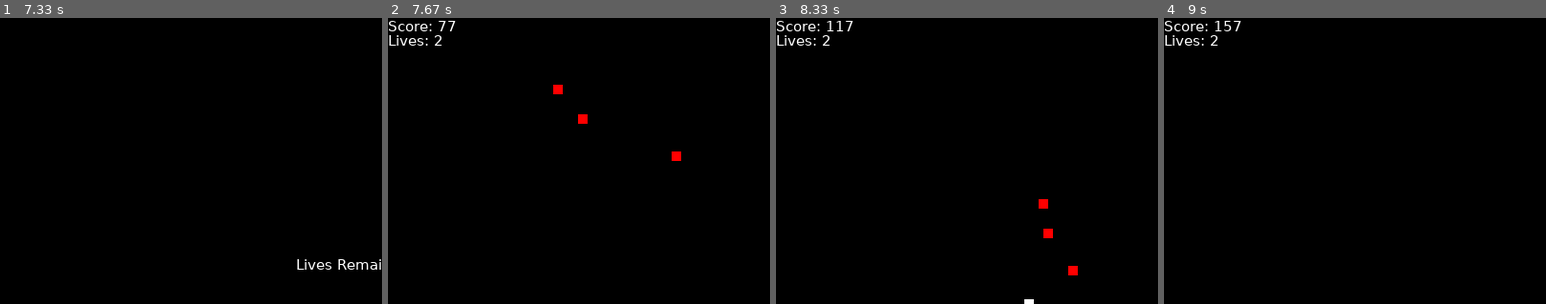
Above: before the commit, frames 1-4 (left to right).
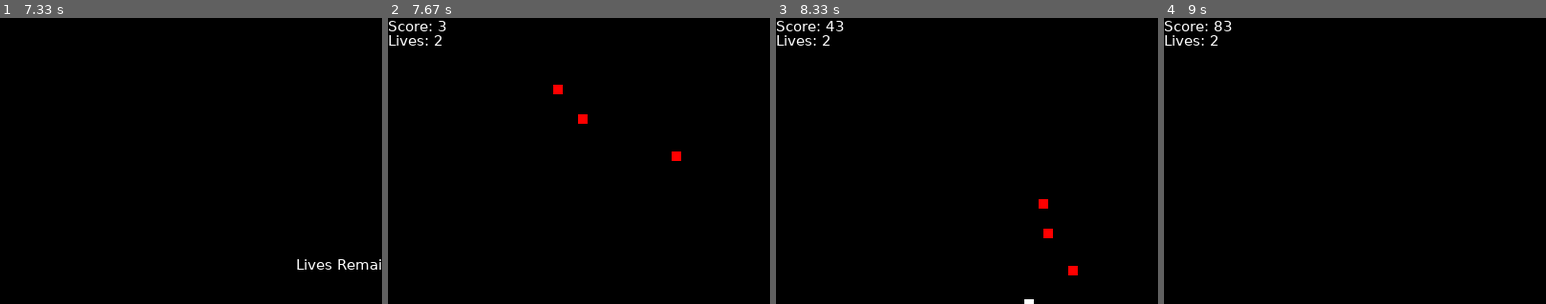
Above: after the commit, the same moments.

Repository: tahmed5/pygame_fun
Game: pygame game, started from main.py
Two runs of this game, one before a commit and one after it. Both use one fixed random seed, a clock stepped at 60 frames per second and the inputs below.
Inputs (mouse positions are % of the whole screen's width and height, from its top left):
- Up to frame 1 (7.33 s): click (28, 80) at 0.38 s; tap Space at 3.37, 4.13, 4.43, 4.63 s; hold A 4.07-4.53 s; hold W 4.57-4.93 s
- Up to frame 2 (7.67 s): no input
- Up to frame 3 (8.33 s): hold A from 7.87 s (still down); tap Space at 7.93, 8.23 s
- Up to frame 4 (9 s): release A at 8.4 s; hold S 8.43-8.73 s; tap Space at 8.5, 8.83 s; hold A from 8.77 s (still down)
The pictures show only the part of the screen within x 0-50%, y 0-50%; the shares and areas given below are measured in that part.

Frame 1 is identical in both runs. In frame 2, less than 0.1% of the frame differs, in the area x 13-18%, y 1-5%; in frame 3, 0.1%, in the area x 13-21%, y 1-5%; in frame 4, 0.1%.

Commit message:
Add files via upload

Diff:
--- a/main.py
+++ b/main.py
@@ -3,6 +3,8 @@
 import sys
 import time
 
+round_score = 0
+timer = 0
 collision_detected = False
 width,height = 800,600
 pygame.init()
@@ -106,6 +108,9 @@
     def pathfinding(self):
         #Compares the x values and y values with the player and moves towards it accordingly
         #E.G playerx = 5 botx = 2 if playerx > botx botx +=1
+        speed = 3
+        if timer > 1000:
+            speed = 5
         if self.x <= 0:
             self.x = 0 + (self.width/2)
         if self.x >= width - self.width:
@@ -116,13 +121,13 @@
             self.y = height - (self.height)
         if self.ground != True:
             if player.x > self.x:
-                self.x += 3
+                self.x += speed
             if player.x < self.x:
-                self.x -= 3
+                self.x -= speed
             if player.y > self.y:
-                self.y += 3
+                self.y += speed
             if player.y < self.y:
-                self.y -= 3
+                self.y -= speed
 
     def scrap_pile(self,other):
         global num_scrap
@@ -150,26 +155,27 @@
         if other.x + other.width >= self.x + self.width>= other.x and other.y + other.height >= self.y  + self.height >= other.y:
             collision_detected = True
         if collision_detected == True:
-            score(50)
             robot.scrap_pile(self,other)
 
     def user_collision_detection(self, other):
         #checks each region of the bot to see if it collided with another bot
-        u_collision_detected = False
+        collision_detected = False
         if other.x + other.width >= self.x >= other.x and other.y + other.height >= self.y >= other.y:
-            u_collision_detected = True
+            collision_detected = True
         if other.x + other.width >= self.x + self.width >= other.x and other.y + other.height >= self.y >= other.y:
-            u_collision_detected = True
+            collision_detected = True
         if other.x + other.width >= self.x >= other.x and other.y + other.height >= self.y + self.height >= other.y:
-            u_collision_detected = True
+            collision_detected = True
         if other.x + other.width >= self.x + self.width>= other.x and other.y + other.height >= self.y  + self.height >= other.y:
-            u_collision_detected = True
-        if u_collision_detected == True:
+            collision_detected = True
+        if collision_detected == True:
             user.lives(self)
 
 def generate_bots():
     player.x, player.y =int(width/2),int(height/2) #updates the player position back to the centre
     global bots
+    global timer
+    timer = 0
     if level == 1:
         bots = [robot() for x in range(3)] #Creates 5 bot instances when level is 1
     if level == 2:
@@ -207,6 +213,8 @@
 
 
 def countdown():
+    global round_score
+    round_score = scoreboard
     for x in range(3, 0, -1):
         board.fill(black)
         text = smallfont.render('Level ' + str(level), True, white)
@@ -219,6 +227,9 @@
         time.sleep(1)
 
 def lives_remaining():
+    global scoreboard
+    global round_score
+    scoreboard = round_score
     board.fill(black)
     text = smallfont.render('Lives Remaining: ' + str(player.lives), True, white)
     board.blit(text, [width/2- 90, height/2 - 50])
@@ -228,6 +239,9 @@
 def create_environment():
     generate_bots()
     countdown()
+
+def super_charge():
+    pass
 
 def start_menu():
     global menu
@@ -269,6 +283,7 @@
 #MAIN GAME LOOP
 while gameloop == True:
     num_scraps = 0
+    super_charge()
     fps.tick(60) #Sets FPS to 60
     for event in pygame.event.get(): #Checks each event
         if event.type == pygame.QUIT: #If one of the events are quit (when the user clicks the X in the top right corner) the window closes
@@ -315,7 +330,8 @@
         level += 1
         generate_bots()
         countdown()
-
+    timer += 1
+    print(fps)
     player.draw()
     pygame.display.update()
 
